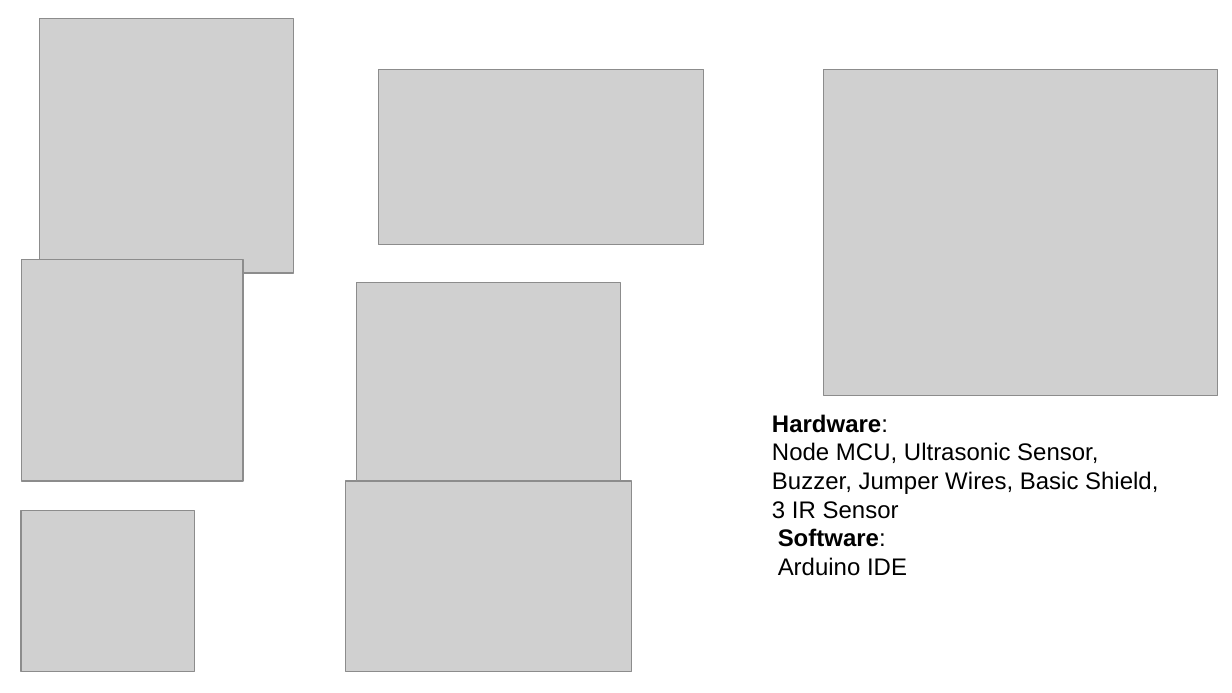
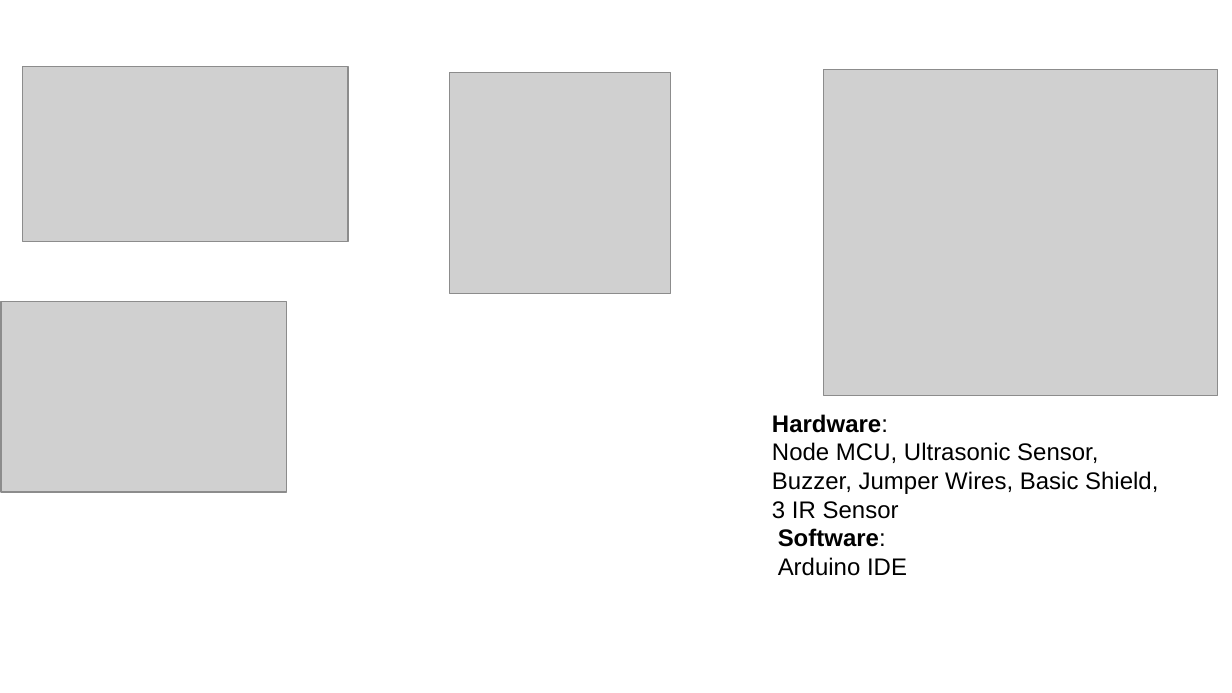
Before and after one commit to this-is-r-gaurav/SCAP, a slide deck: slide 4 of Dcoders.pptx. Drawn at 1232x693 pixels with LibreOffice and Linux fonts; fonts in the diff are those of the drawing; grey boxes stand for pictures; background and template pictures are left out. Boxes give left, top, right and bottom in pixels: in the first picture for what was removed or moved away, otherwise in the second. Text is boxed around its words. In the diff, an @@ line names an element or a change of style, - is before the commit and + after.

```diff
--- a/Dcoders.pptx
+++ b/Dcoders.pptx
@@ picture removed at (x1=39, y1=18, x2=293, y2=272) @@
@@ picture moved from (x1=378, y1=69, x2=703, y2=244) to (x1=22, y1=67, x2=347, y2=241) @@
@@ picture moved from (x1=22, y1=260, x2=244, y2=482) to (x1=450, y1=73, x2=671, y2=294) @@
@@ picture removed at (x1=356, y1=283, x2=620, y2=482) @@
@@ picture moved from (x1=345, y1=480, x2=631, y2=671) to (x1=1, y1=302, x2=287, y2=493) @@
@@ picture removed at (x1=21, y1=511, x2=195, y2=671) @@
```
Also in this commit, not shown: 4 other files.
